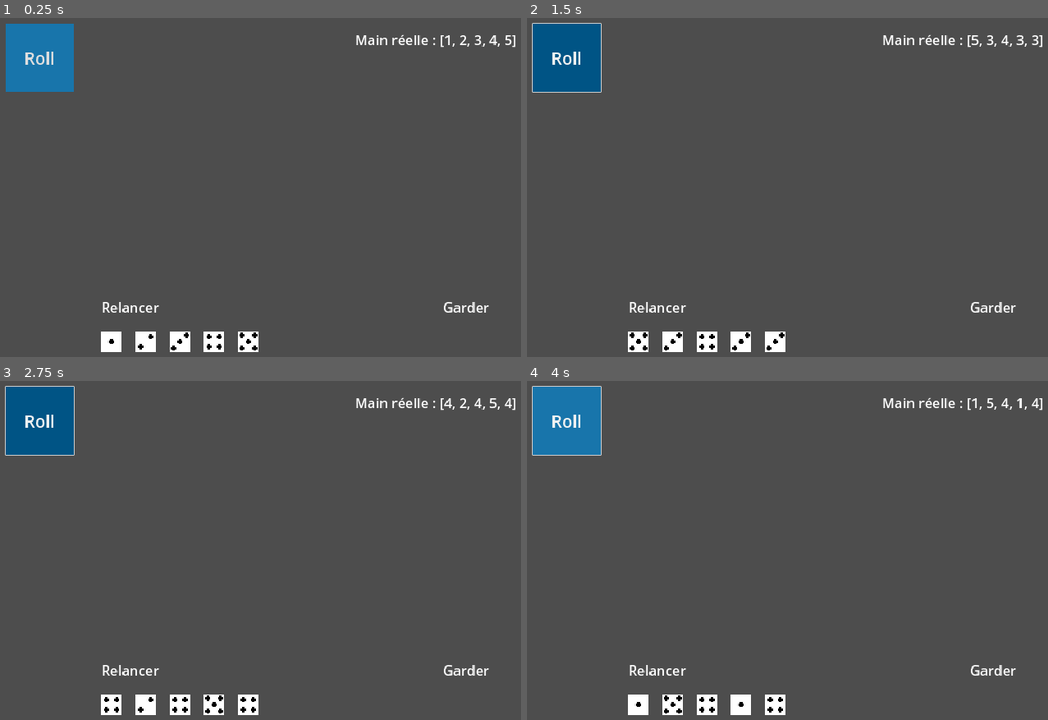
Above: before the commit, frames 1-4 (two rows, left to right).
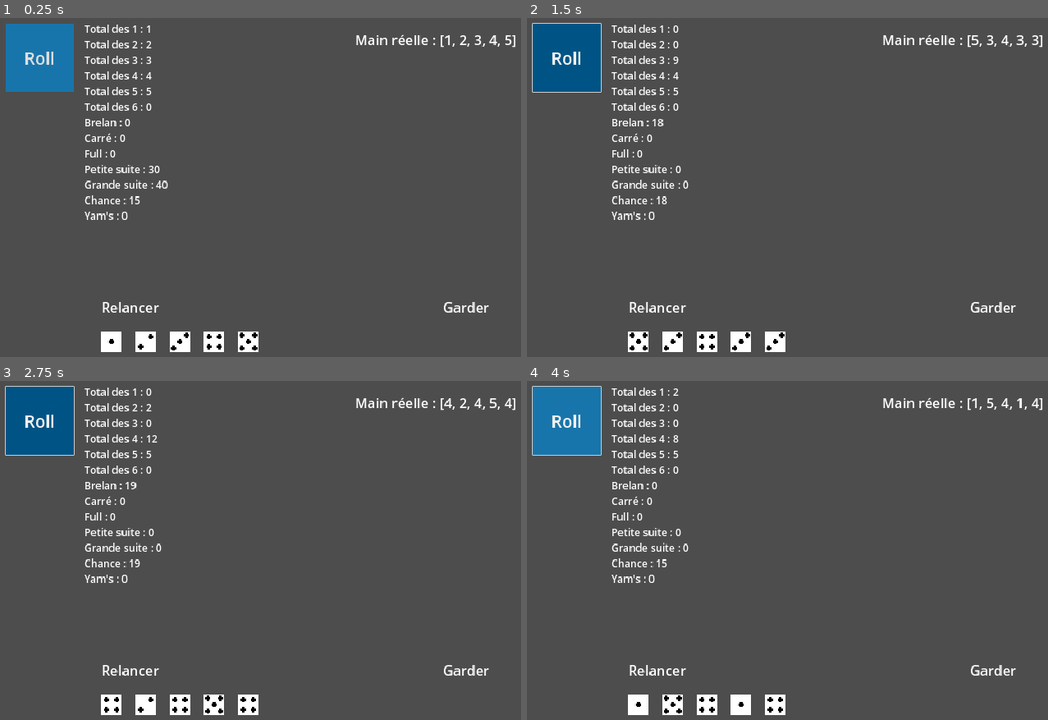
Above: after the commit, the same moments.

Repository: Gubendo/DiceyDefense
Game: Godot game, scene res://main.tscn
Same seed, same stepped clock (60 frames per second), same inputs: the game is played once before the commit and once after it.
Inputs (mouse positions are in pixels of both pictures, inside the frame that each line leads up to):
- Up to frame 1 (0.25 s): no input
- Up to frame 2 (1.5 s): click "Roll" at 0.5 s; click "Roll" at 1.25 s
- Up to frame 3 (2.75 s): click "Roll" at 2 s
- Up to frame 4 (4 s): tap Enter at 2.75 s; move the mouse to (990, 536) at 2.77 s; click (990, 536) at 2.85 s; tap Space at 3.5 s; move the mouse to (714, 574) at 3.52 s; click (714, 574) at 3.6 s

The runs differ from the first frame. In frame 1, 1.6% of the frame differs, in the area x 16-33%, y 1-60%; in frame 2, 1.6%; in frame 3, 1.6%; in frame 4, 1.6%.

Commit message:
yams manager fonctionnel

Diff:
--- a/UI.gd
+++ b/UI.gd
@@ -30,6 +30,15 @@
 				break
 
 
+func update_dice_pos():
+	var unfrozen_id = 0
+	var frozen_id = 0
+	for node in frozenDices:
+		node.position.x = 1330 + 100*frozen_id
+		frozen_id += 1
+	for node in unfrozenDices:
+		node.position.x = 330 + 100*unfrozen_id
+		unfrozen_id += 1
 
 func _on_roll_pressed():
 	emit_signal("roll", unfrozenDices)
@@ -41,12 +50,11 @@
 	get_node("CanvasLayer/ValeurMain").text = "Main réelle : " + str(hand)
 
 
-func update_dice_pos():
-	var unfrozen_id = 0
-	var frozen_id = 0
-	for node in frozenDices:
-		node.position.x = 1330 + 100*frozen_id
-		frozen_id += 1
-	for node in unfrozenDices:
-		node.position.x = 330 + 100*unfrozen_id
-		unfrozen_id += 1
+
+func _on_yams_manager_update_combi(combinaisons):
+	get_node("CanvasLayer/Combinaisons").text = "Total des 1 : {0}\nTotal des 2 : {1}\nTotal des 3 : {2}
+	Total des 4 : {3}\nTotal des 5 : {4}\nTotal des 6 : {5}\nBrelan : {6}\nCarré : {7}\nFull : {8}
+	Petite suite : {9}\nGrande suite : {10}\nChance : {11}\nYam's : {12}".format([
+	str(combinaisons[0]), str(combinaisons[1]), str(combinaisons[2]), str(combinaisons[3]), str(combinaisons[4]),
+	str(combinaisons[5]), str(combinaisons[6]), str(combinaisons[7]), str(combinaisons[8]), str(combinaisons[9]),
+	str(combinaisons[10]), str(combinaisons[11]), str(combinaisons[12])])
--- a/UI.tscn
+++ b/UI.tscn
@@ -98,7 +98,15 @@
 offset_right = 1398.0
 offset_bottom = 154.0
 theme_override_font_sizes/font_size = 40
-text = "Main réelle : [1, 2, 3, 4, 5]"
+text = "Main réelle : "
+
+[node name="Combinaisons" type="Label" parent="CanvasLayer"]
+offset_left = 280.0
+offset_top = 45.0
+offset_right = 750.0
+offset_bottom = 131.0
+theme_override_font_sizes/font_size = 30
+text = "Scores par coup :"
 
 [node name="Relancer" type="Label" parent="CanvasLayer"]
 offset_left = 330.0
--- /dev/null
+++ b/YamsManager.gd
@@ -0,0 +1,89 @@
+extends Node
+
+var grille = {
+	"total1": -1,
+	"total2": -1,
+	"total3": -1,
+	"total4": -1,
+	"total5": -1,
+	"total6": -1,
+	"brelan": -1,
+	"carre": -1,
+	"full": -1,
+	"p_suite": -1,
+	"g_suite": -1,
+	"chance": -1,
+	"yams": -1
+}
+
+signal update_combi(combinaisons)
+# Called when the node enters the scene tree for the first time.
+func _ready():
+	pass # Replace with function body.
+
+# Called every frame. 'delta' is the elapsed time since the previous frame.
+func _process(delta):
+	pass
+
+func calcul_total_x(hand: Array, x:int):
+	var total = 0
+	for dice in hand:
+		if dice == x : total += x
+
+	return total
+
+func calcul_brelan(hand: Array):
+	var brelan = 0
+	for i in range(1,7):
+		if hand.count(i) >= 3: return hand_sum(hand)
+	return 0
+
+func calcul_carre(hand: Array):
+	var carre = 0
+	for i in range(1,7):
+		if hand.count(i) >= 4: return hand_sum(hand)
+	return 0
+
+func calcul_full(hand: Array):
+	var full = 0
+	var faces = range(1, 7)
+	for i in faces:
+		if hand.count(i) >= 3:
+			faces.erase(i)
+			for j in faces:
+				if hand.count(j) >= 2: return 25
+	return 0
+
+func calcul_p_suite(hand: Array):
+	if 1 in hand and 2 in hand and 3 in hand and 4 in hand: return 30
+	elif 2 in hand and 3 in hand and 4 in hand and 5 in hand: return 30
+	elif 3 in hand and 4 in hand and 5 in hand and 6 in hand: return 30
+	else: return 0
+
+func calcul_g_suite(hand: Array):
+	if 1 in hand and 2 in hand and 3 in hand and 4 in hand and 5 in hand: return 40
+	elif 2 in hand and 3 in hand and 4 in hand and 5 in hand and 6 in hand: return 40
+	else: return 0
+
+func calcul_chance(hand: Array):
+	return hand_sum(hand)
+
+func calcul_yams(hand: Array):
+	var yams = 0
+	for i in range(1,7):
+		if hand.count(i) == 5: return 50
+	return 0
+
+func hand_sum(hand: Array):
+	var total = 0
+	for dice in hand:
+		total += dice
+	return total
+
+
+func _on_main_update_hand(hand):
+	var combinaisons = [calcul_total_x(hand, 1),calcul_total_x(hand, 2), calcul_total_x(hand, 3),
+	calcul_total_x(hand, 4), calcul_total_x(hand, 5), calcul_total_x(hand, 6),calcul_brelan(hand),
+	calcul_carre(hand), calcul_full(hand), calcul_p_suite(hand), calcul_g_suite(hand),
+	calcul_chance(hand), calcul_yams(hand)]
+	emit_signal("update_combi", combinaisons)
--- a/main.gd
+++ b/main.gd
@@ -6,6 +6,7 @@
 
 func _ready():
 	rng.randomize()
+	emit_signal("update_hand", hand)
 
 # Called every frame. 'delta' is the elapsed time since the previous frame.
 func _process(delta):
--- a/main.tscn
+++ b/main.tscn
@@ -1,7 +1,8 @@
-[gd_scene load_steps=3 format=3 uid="uid://b743kpk7xsaoi"]
+[gd_scene load_steps=4 format=3 uid="uid://b743kpk7xsaoi"]
 
 [ext_resource type="Script" path="res://main.gd" id="1_ngr4a"]
 [ext_resource type="PackedScene" uid="uid://bmmio2i8d54re" path="res://UI.tscn" id="1_tqsw0"]
+[ext_resource type="Script" path="res://YamsManager.gd" id="3_87et0"]
 
 [node name="Main" type="Node"]
 script = ExtResource("1_ngr4a")
@@ -11,5 +12,10 @@
 [node name="Camera2d" type="Camera2D" parent="."]
 position = Vector2(968, 543)
 
+[node name="YamsManager" type="Node" parent="."]
+script = ExtResource("3_87et0")
+
 [connection signal="update_hand" from="." to="UI" method="_on_main_update_hand"]
+[connection signal="update_hand" from="." to="YamsManager" method="_on_main_update_hand"]
 [connection signal="roll" from="UI" to="." method="_on_ui_roll"]
+[connection signal="update_combi" from="YamsManager" to="UI" method="_on_yams_manager_update_combi"]
